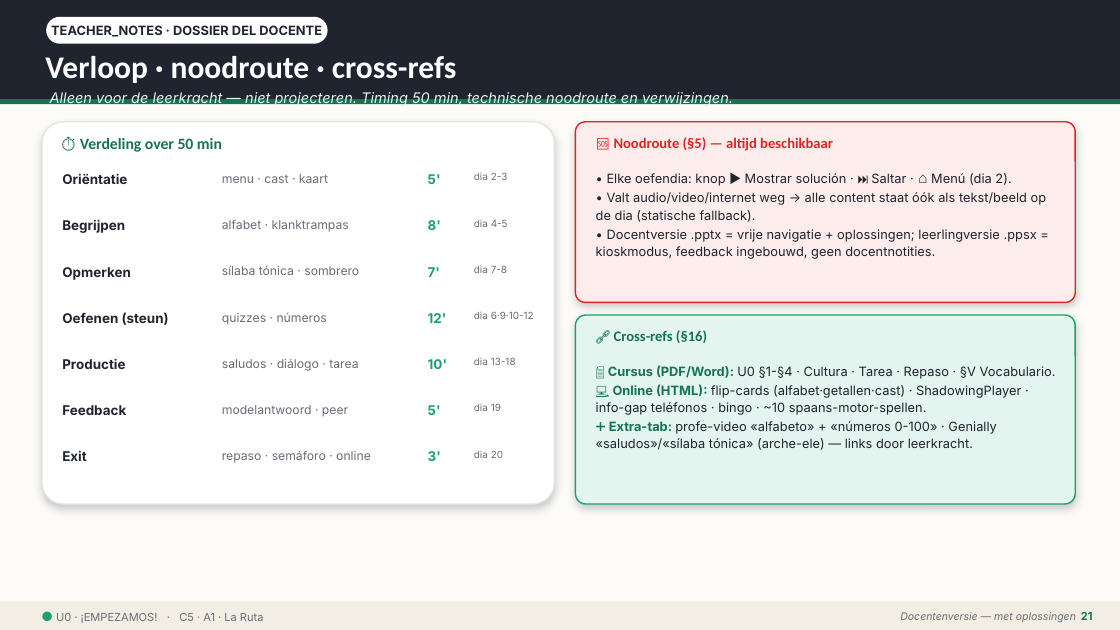
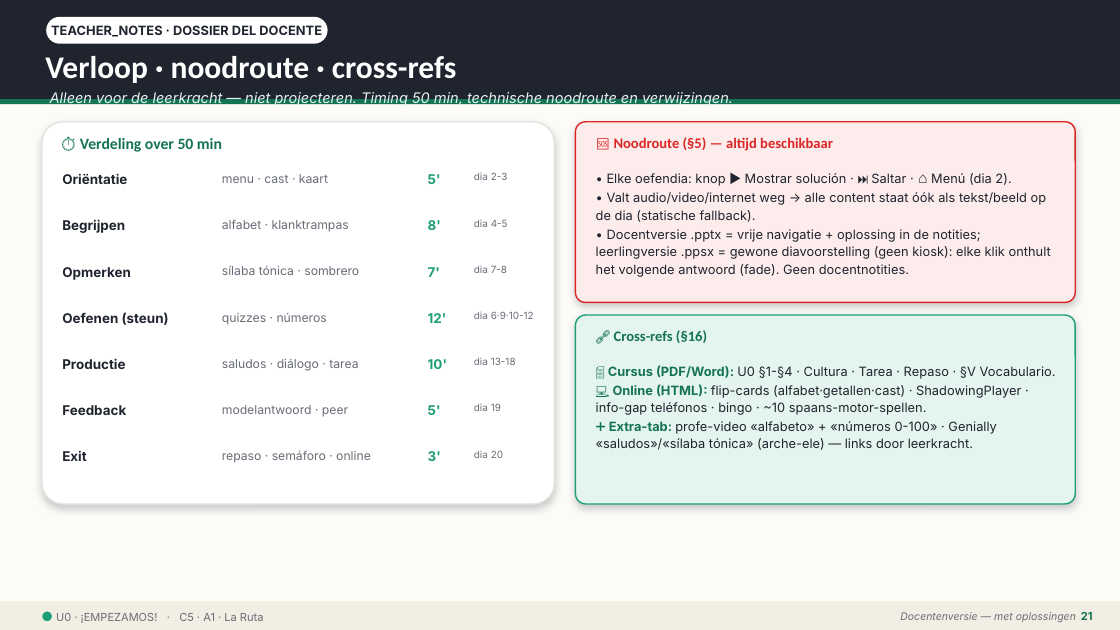
Before and after one commit to WimWuyts/espa-ol-en-la-pr-ctica, a slide deck: slide 21 of 03-build/pptx/C5_U0_docente.pptx. Drawn at 1120x630 pixels with LibreOffice and Linux fonts; fonts in the diff are those of the drawing. Boxes give left, top, right and bottom in pixels: in the first picture for what was removed or moved away, otherwise in the second. Text is boxed around its words. In the diff, an @@ line names an element or a change of style, - is before the commit and + after.

```diff
--- a/03-build/pptx/C5_U0_docente.pptx
+++ b/03-build/pptx/C5_U0_docente.pptx
@@ text at <box>596,229,1051,277</box>: text changed @@
-• Docentversie .pptx = vrije navigatie + oplossingen; leerlingversie .ppsx = kioskmodus, feedback ingebouwd, geen docentnotities.
+• Docentversie .pptx = vrije navigatie + oplossing in de notities; leerlingversie .ppsx = gewone diavoorstelling (geen kiosk): elke klik onthult het volgende antwoord (fade). Geen docentnotities.
```
Also in this commit, not shown: 1 other slide changed, 6 other files.
